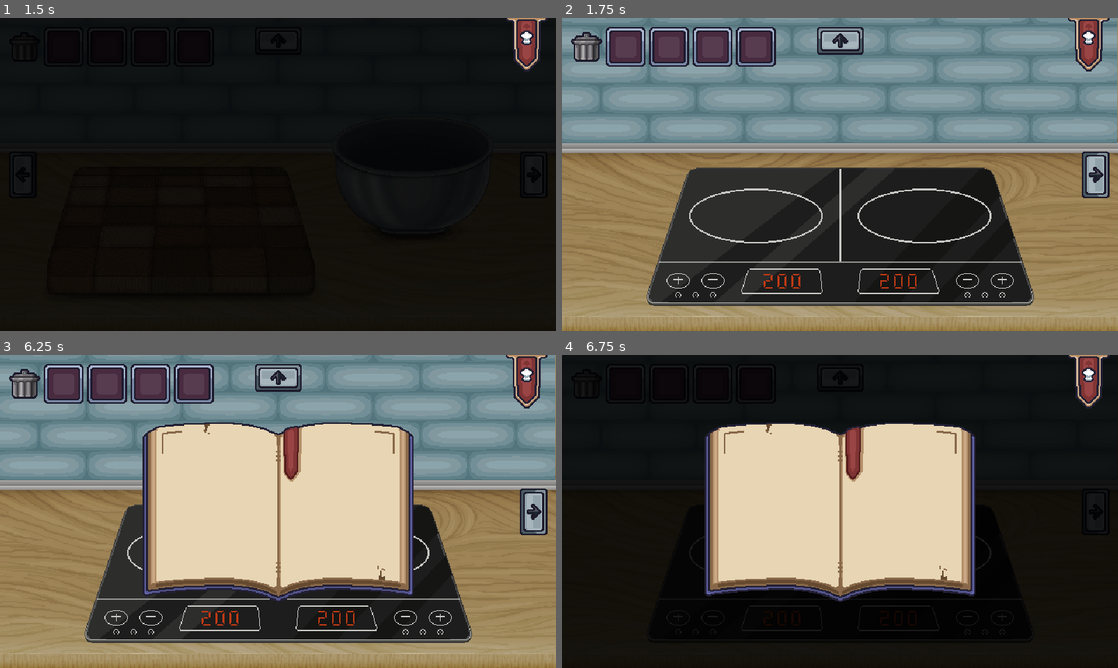
Above: before the commit, frames 1-4 (two rows, left to right).
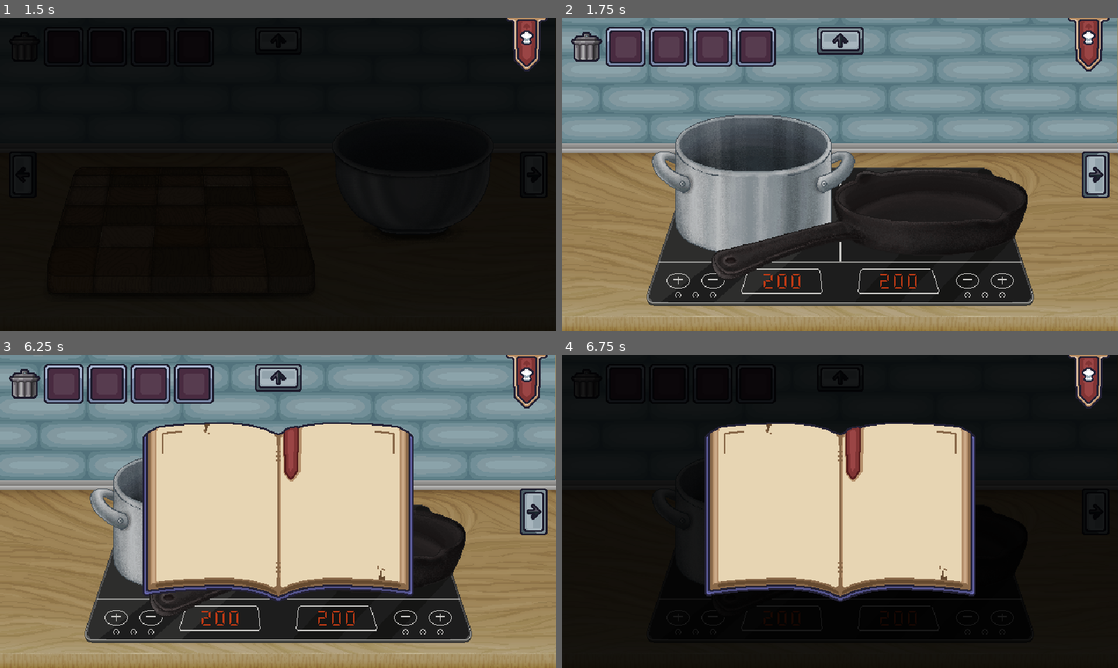
Above: after the commit, the same moments.

Repository: takanazwa5/BayoJajoJam
Game: Godot game, scene res://main.tscn
Same seed, same stepped clock (60 frames per second), same inputs: the game is played once before the commit and once after it.
Inputs (mouse positions are in pixels of both pictures, inside the frame that each line leads up to):
- Up to frame 1 (1.5 s): click (177, 233) at 0.5 s; click (33, 174) at 1.25 s
- Up to frame 2 (1.75 s): no input
- Up to frame 3 (6.25 s): click (533, 511) at 2 s; click (278, 376) at 2.75 s; click (278, 646) at 3.5 s; click (528, 380) at 4.25 s; click (177, 570) at 5 s; click (33, 511) at 5.75 s
- Up to frame 4 (6.75 s): click (1095, 511) at 6.5 s

Frame 1 is identical in both runs. In frame 2, 12% of the frame differs, in the area x 16-84%, y 30-84%; in frame 3, 3.0%; in frame 4, less than 0.1%.

Commit message:
stove update

Diff:
--- a/views/stove/stove.tscn
+++ b/views/stove/stove.tscn
@@ -1,6 +1,8 @@
-[gd_scene load_steps=2 format=3 uid="uid://bkh2nk2f1t3kw"]
+[gd_scene load_steps=4 format=3 uid="uid://bkh2nk2f1t3kw"]
 
 [ext_resource type="Texture2D" uid="uid://y81jsjhbbkkd" path="res://views/stove/assets/BG_Kuchenka.png" id="1_ocp5c"]
+[ext_resource type="Texture2D" uid="uid://crtptr63l2pfs" path="res://views/stove/assets/Garnek.png" id="2_d5gi2"]
+[ext_resource type="Texture2D" uid="uid://c3kuv1bbegemf" path="res://views/stove/assets/Patelnia.png" id="3_n6r45"]
 
 [node name="Stove" type="Control"]
 layout_mode = 3
@@ -18,3 +20,35 @@
 grow_horizontal = 2
 grow_vertical = 2
 texture = ExtResource("1_ocp5c")
+
+[node name="Garnek" type="TextureRect" parent="."]
+layout_mode = 1
+anchors_preset = 8
+anchor_left = 0.5
+anchor_top = 0.5
+anchor_right = 0.5
+anchor_bottom = 0.5
+offset_left = -217.0
+offset_top = -69.0
+offset_right = 17.0
+offset_bottom = 92.0
+grow_horizontal = 2
+grow_vertical = 2
+texture = ExtResource("2_d5gi2")
+
+[node name="Patelnia" type="TextureRect" parent="."]
+layout_mode = 1
+anchors_preset = 8
+anchor_left = 0.5
+anchor_top = 0.5
+anchor_right = 0.5
+anchor_bottom = 0.5
+offset_left = -148.0
+offset_top = -7.0
+offset_right = 216.0
+offset_bottom = 121.0
+grow_horizontal = 2
+grow_vertical = 2
+texture = ExtResource("3_n6r45")
+expand_mode = 1
+stretch_mode = 3
Binary file added: views/stove/assets/Garnek.png
Not shown, added: views/stove/assets/Garnek.png.import
Binary file added: views/stove/assets/Patelnia.png
Not shown, added: views/stove/assets/Patelnia.png.import
